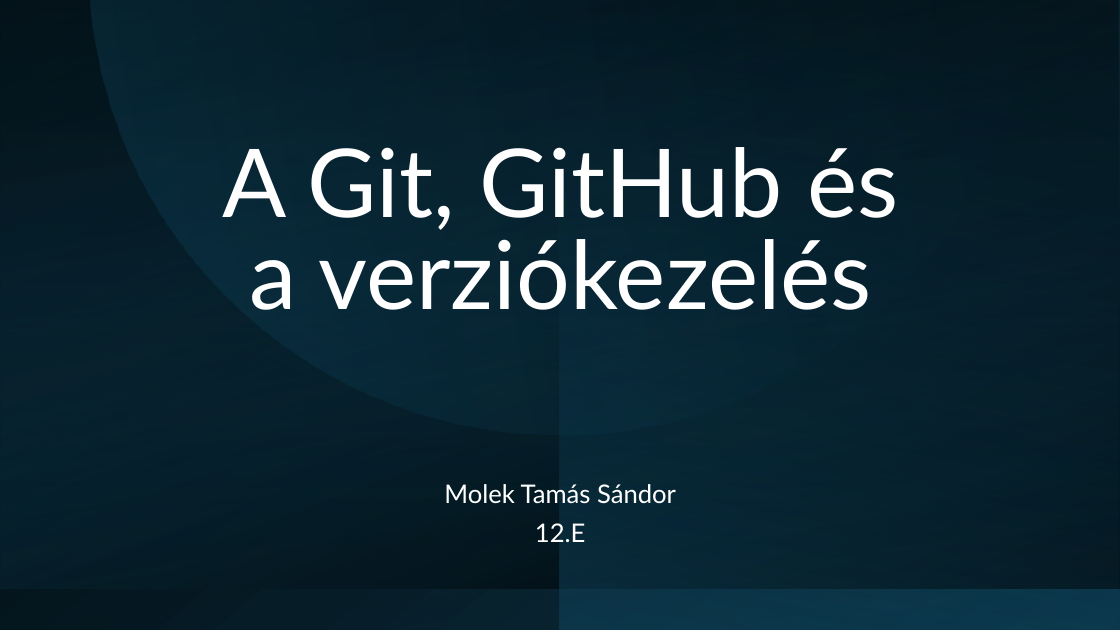
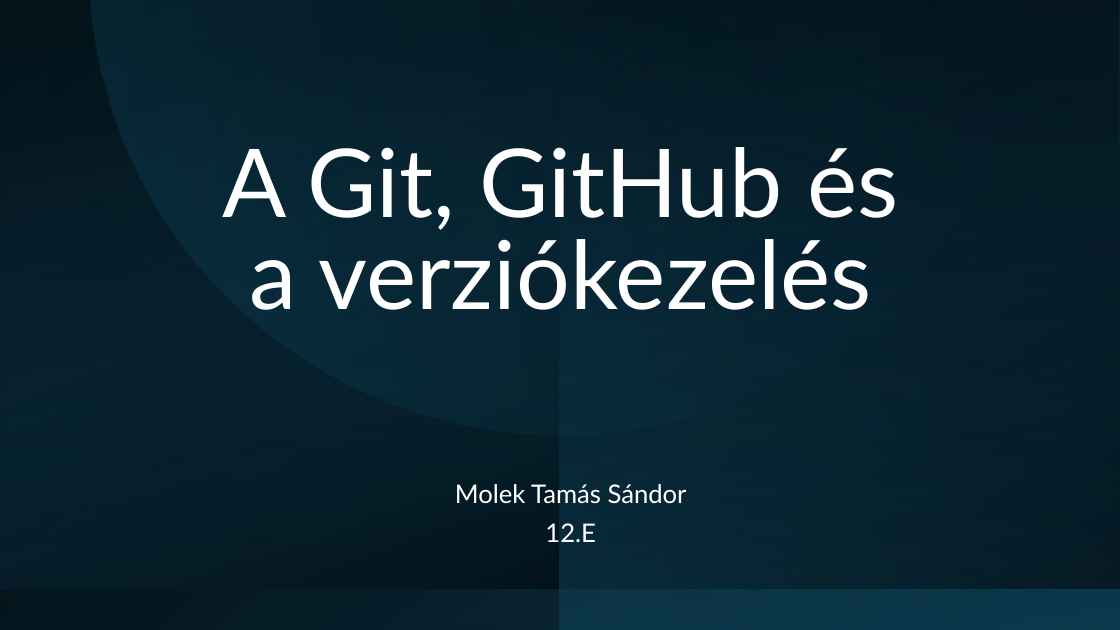
Before and after one commit to Maho-Yoshino/School_Notes, a slide deck: slide 1 of 2025-2026/IKT/github/Github.pptx. Drawn at 1120x630 pixels with LibreOffice and Linux fonts; fonts in the diff are those of the drawing. Boxes give left, top, right and bottom in pixels: in the first picture for what was removed or moved away, otherwise in the second. Text is boxed around its words. In the diff, an @@ line names an element or a change of style, - is before the commit and + after.

```diff
--- a/2025-2026/IKT/github/Github.pptx
+++ b/2025-2026/IKT/github/Github.pptx
@@ subtitle "Molek Tamás Sándor" at [455,484,687,542]: indent changed @@
```
Also in this commit, not shown: 6 other slides changed, 3 other files.
